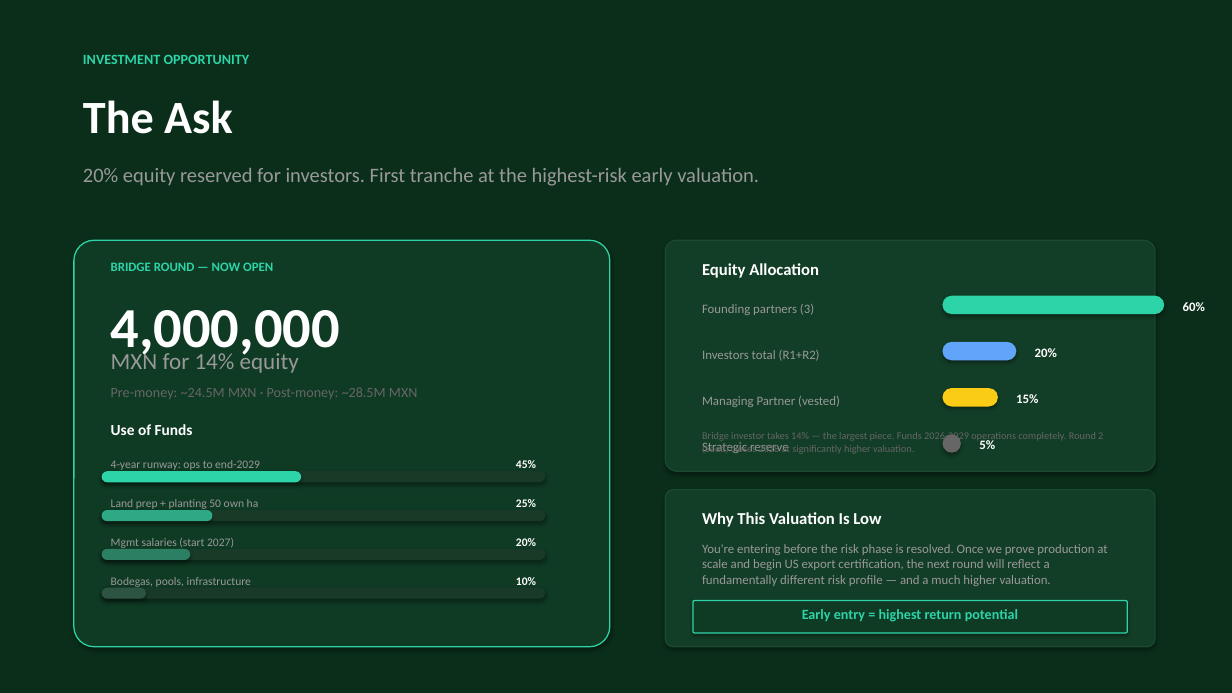
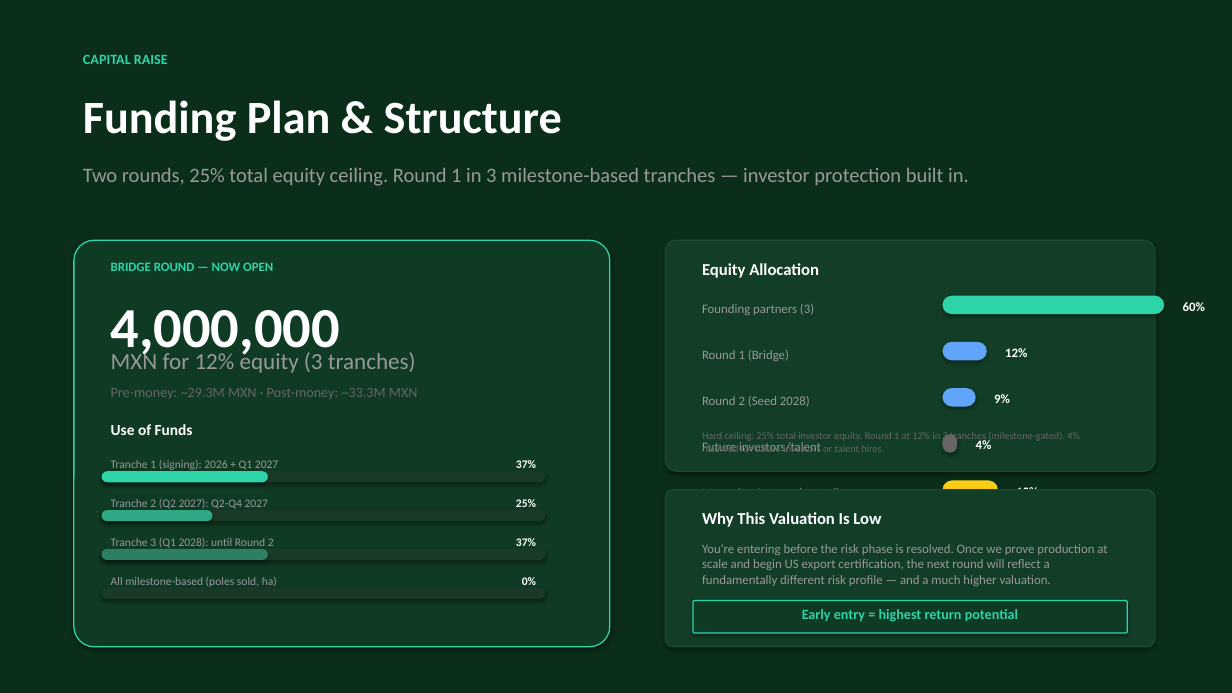
Before and after one commit to perezofir83/pacifico-bambu, a slide deck: slide 14 of Pacifico_Bambu_Pitch_Deck_v3.pptx. Drawn at 1232x693 pixels with LibreOffice and Linux fonts; fonts in the diff are those of the drawing. Boxes give left, top, right and bottom in pixels: in the first picture for what was removed or moved away, otherwise in the second. Text is boxed around its words. In the diff, an @@ line names an element or a change of style, - is before the commit and + after.

```diff
--- a/Pacifico_Bambu_Pitch_Deck_v3.pptx
+++ b/Pacifico_Bambu_Pitch_Deck_v3.pptx
@@ text at (83,55,168,64): text changed @@
-INVESTMENT OPPORTUNITY
+CAPITAL RAISE
@@ text at (83,100,562,141): text changed @@
-The Ask
+Funding Plan & Structure
@@ text at (83,168,969,186): text changed @@
-20% equity reserved for investors. First tranche at the highest-risk early valuation.
+Two rounds, 25% total equity ceiling. Round 1 in 3 milestone-based tranches — investor protection built in.
@@ text at (111,349,416,373): text changed @@
-MXN for 14% equity
+MXN for 12% equity (3 tranches)
@@ text at (702,350,789,361): text changed @@
-Investors total (R1+R2)
+Round 1 (Bridge)
@@ rounded rectangle: place and size @@
-rounded rectangle at (943,342,1017,360)
+rounded rectangle at (943,342,987,360)
@@ text at (1005,348,1027,357): text changed @@
-20%
+12%
@@ text at (111,388,418,399): text changed @@
-Pre-money: ~24.5M MXN · Post-money: ~28.5M MXN
+Pre-money: ~29.3M MXN · Post-money: ~33.3M MXN
@@ rounded rectangle: place and size @@
-rounded rectangle at (943,388,998,407)
+rounded rectangle at (943,388,976,407)
@@ rounded rectangle at (943,388,976,407): fill #FACC15 to #60A5FA @@
@@ text added at (702,396,810,407), 10 pt, text #999999 @@
+Round 2 (Seed 2028)
@@ text added at (994,394,1010,403), 10 pt, text #FFFFFF, bold @@
+9%
@@ text at (702,440,821,452): text changed @@
-Strategic reserve
+Future investors/talent
@@ text at (702,431,1080,452): text changed @@
-Bridge investor takes 14% — the largest piece. Funds 2026-2029 operations completely. Round 2 (Seed) closes 2028 at significantly higher valuation.
+Hard ceiling: 25% total investor equity. Round 1 at 12% in 3 tranches (milestone-gated). 4% reserved for future investors or talent hires.
@@ text at (976,439,992,449): text changed @@
-5%
+4%
@@ rounded rectangle: place and size @@
-rounded rectangle at (102,471,301,482)
+rounded rectangle at (102,471,268,482)
@@ text at (111,460,278,472): text changed @@
-4-year runway: ops to end-2029
+Tranche 1 (signing): 2026 + Q1 2027
@@ text at (516,460,536,468): text changed @@
-45%
+37%
@@ text "15%" rewrapped from (1016,394,1038,403) to (1016,487,1038,489) @@
@@ text at (111,499,268,511): text changed @@
-Land prep + planting 50 own ha
+Tranche 2 (Q2 2027): Q2-Q4 2027
@@ text "Managing Partner (vested)" rewrapped from (702,396,840,407) to (702,488,840,489) @@
@@ rounded rectangle added at (943,481,998,499), fill #FACC15 @@
@@ text at (111,538,274,548): text changed @@
-Mgmt salaries (start 2027)
+Tranche 3 (Q1 2028): until Round 2
@@ text at (516,538,536,546): text changed @@
-20%
+37%
@@ rounded rectangle: place and size @@
-rounded rectangle at (102,549,190,560)
+rounded rectangle at (102,549,268,560)
@@ rounded rectangle: place and size @@
-rounded rectangle at (102,588,146,599)
+rounded rectangle at (102,588,102,599)
@@ text at (111,577,277,587): text changed @@
-Bodegas, pools, infrastructure
+All milestone-based (poles sold, ha)
@@ text at (522,577,536,585): text changed @@
-10%
+0%
```
Also in this commit, not shown: 3 other slides changed, 2 other files.
